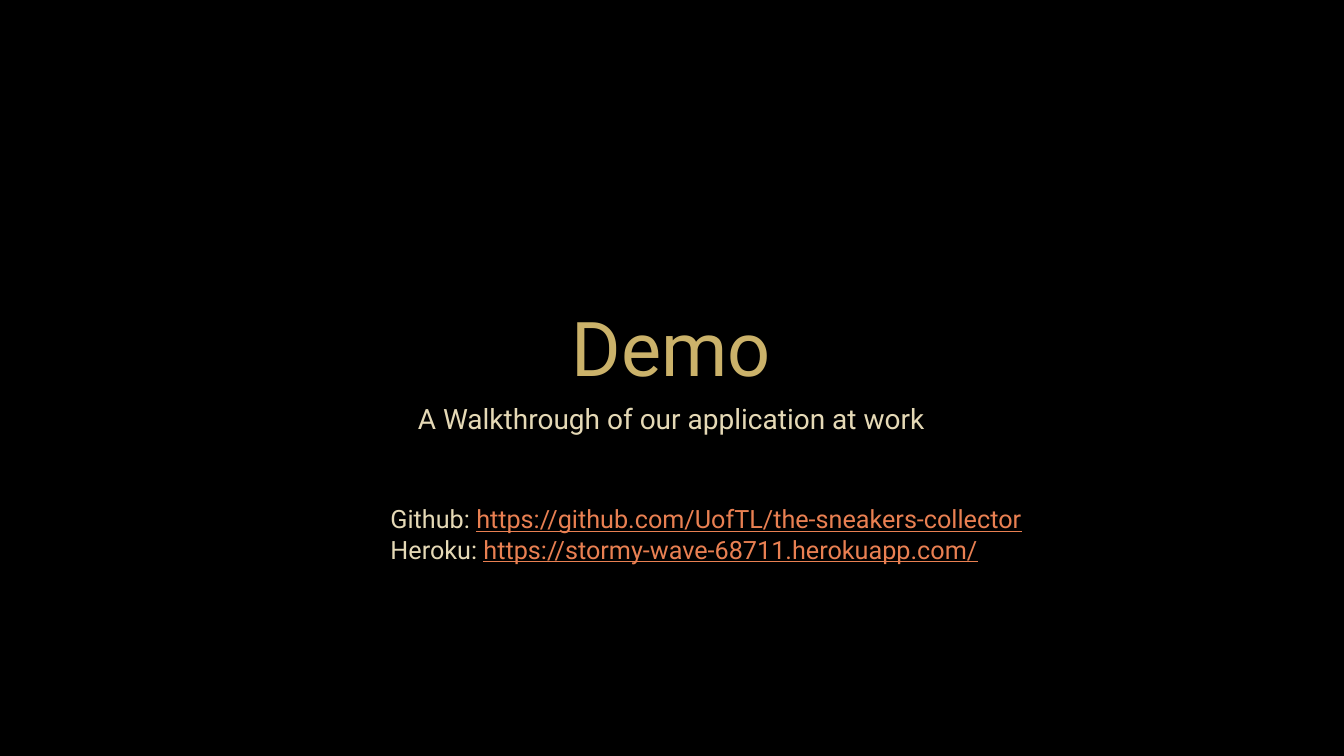
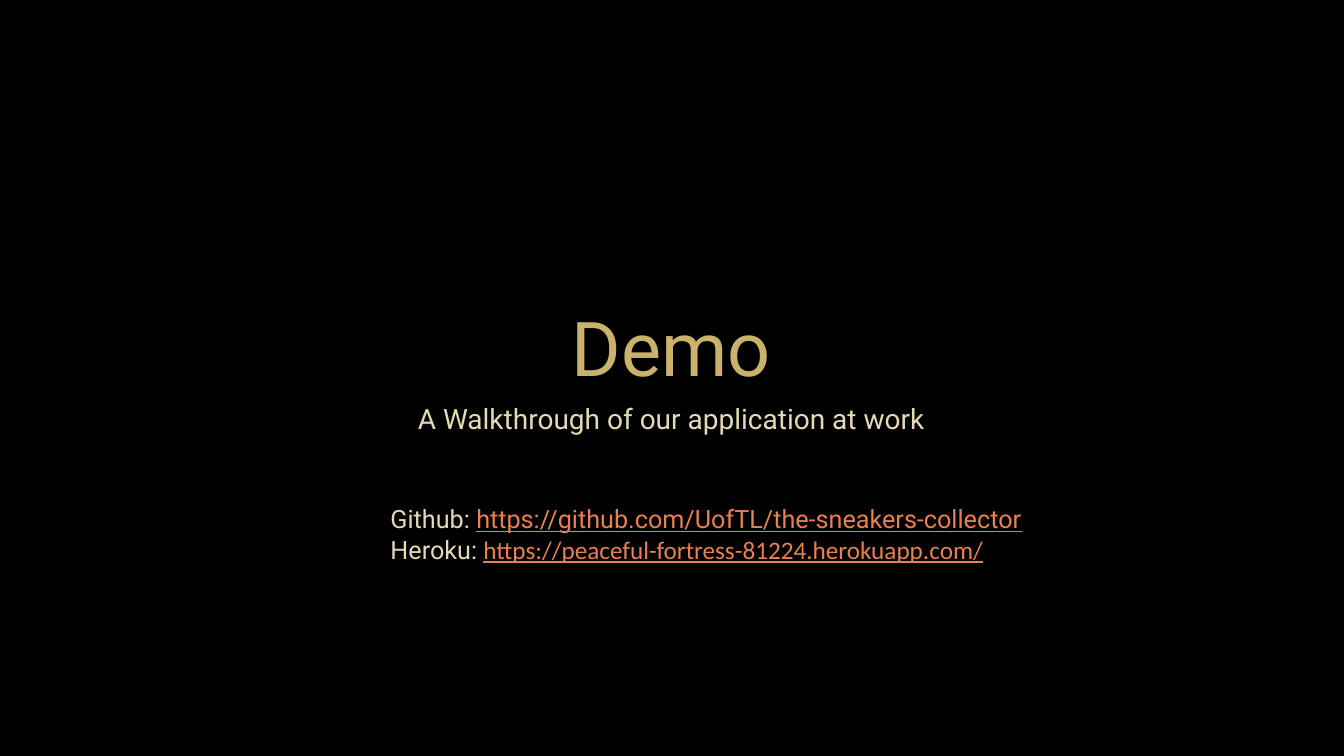
Before and after one commit to UofTL/the-sneakers-collector, a slide deck: slide 7 of adm-doc/The Sneaker Collector Presentation.pptx. Drawn at 1344x756 pixels with LibreOffice and Linux fonts; fonts in the diff are those of the drawing. Boxes give left, top, right and bottom in pixels: in the first picture for what was removed or moved away, otherwise in the second. Text is boxed around its words. In the diff, an @@ line names an element or a change of style, - is before the commit and + after.

Commit message:
test path and ppt link updated

```diff
--- a/adm-doc/The Sneaker Collector Presentation.pptx
+++ b/adm-doc/The Sneaker Collector Presentation.pptx
@@ text at (x1=390, y1=540, x2=982, y2=563): text changed; font Roboto to Calibri @@
-Heroku: https://stormy-wave-68711.herokuapp.com/
+Heroku: https://peaceful-fortress-81224.herokuapp.com/
```
Also in this commit, not shown: 1 other file.
